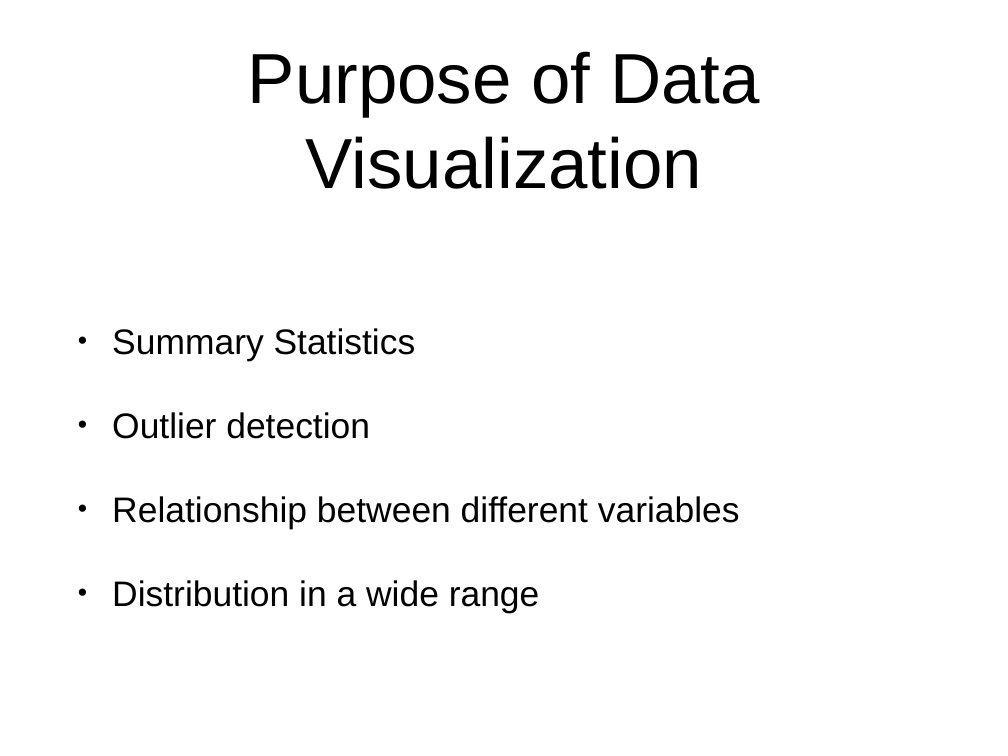
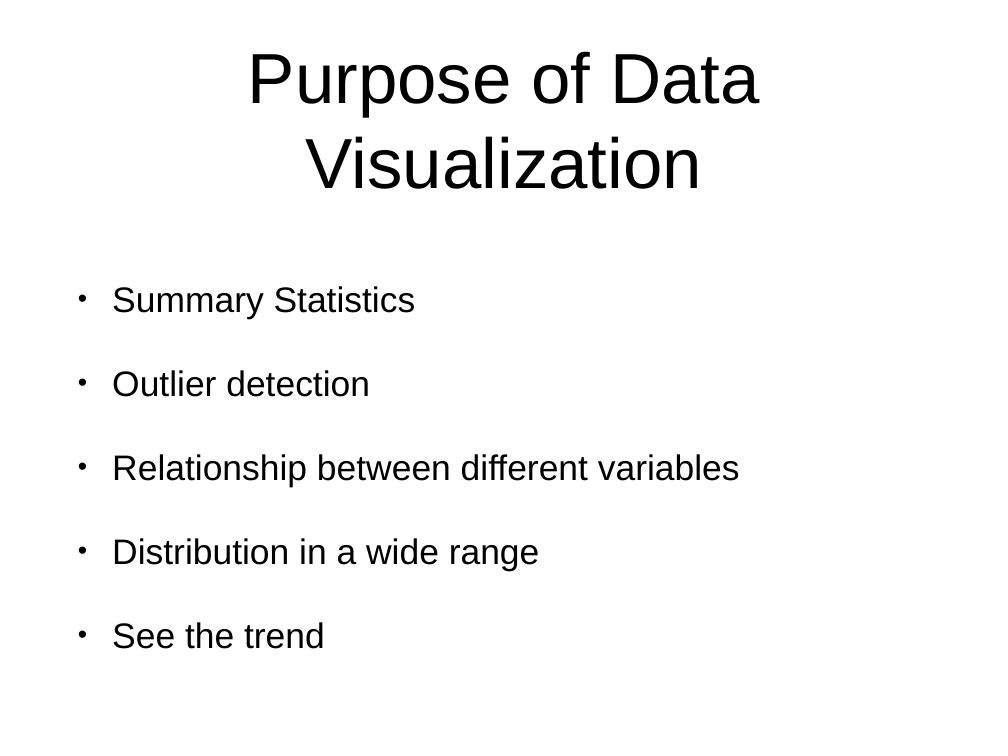
Before and after one commit to chenxu10/Kaggle_Benz, a slide deck: slide 6 of Lecture_Notes/2 Data Visualization/Lecture_1_Data_Visualization.pptx. Drawn at 1008x756 pixels with LibreOffice and Linux fonts; fonts in the diff are those of the drawing. Boxes give left, top, right and bottom in pixels: in the first picture for what was removed or moved away, otherwise in the second. Text is boxed around its words. In the diff, an @@ line names an element or a change of style, - is before the commit and + after.

```diff
--- a/Lecture_Notes/2 Data Visualization/Lecture_1_Data_Visualization.pptx
+++ b/Lecture_Notes/2 Data Visualization/Lecture_1_Data_Visualization.pptx
@@ text at bbox=[112, 622, 325, 649]: paragraph added @@
+• See the trend
```
Also in this commit, not shown: 1 slide added, 4 other files.
